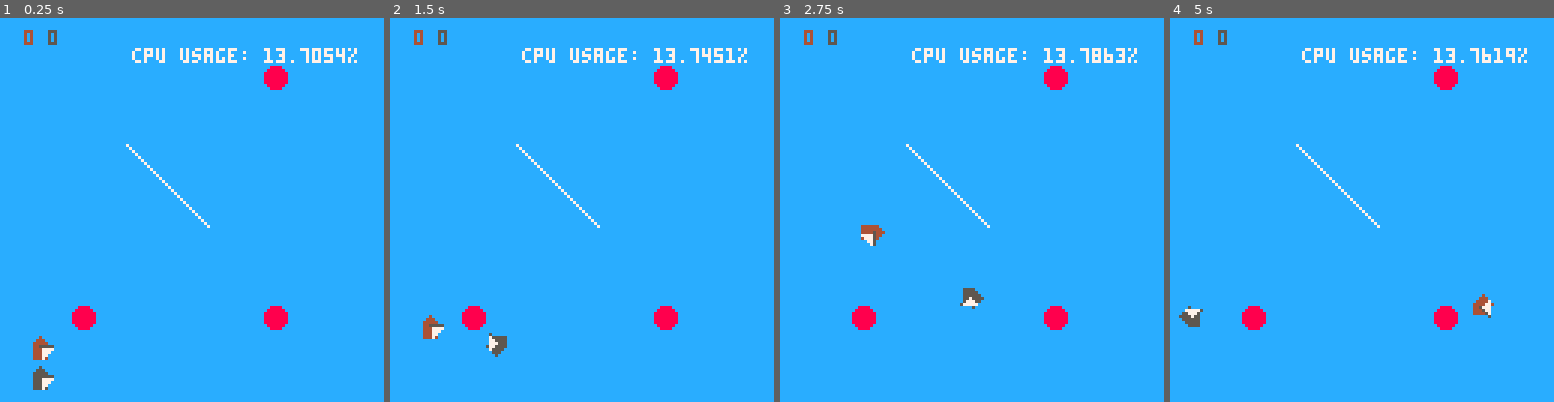
Above: before the commit, frames 1-4 (left to right).
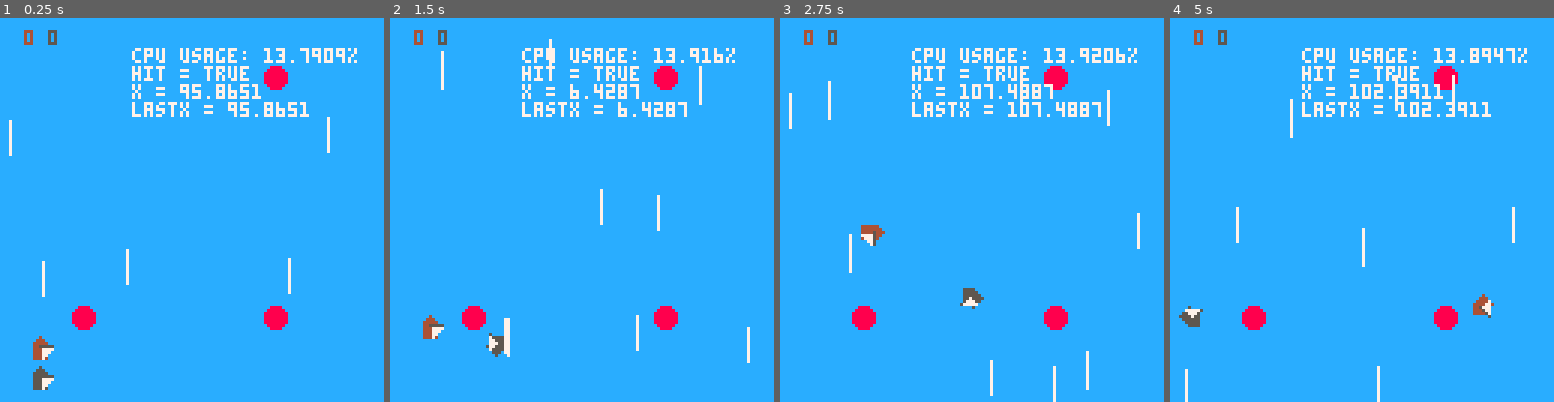
Above: after the commit, the same moments.

Repository: frojo/pico8
Game: PICO-8 cartridge carts/sail.p8
Same seed, same stepped clock (60 frames per second), same inputs: the game is played once before the commit and once after it.
Inputs:
- Up to frame 1 (0.25 s): no input
- Up to frame 2 (1.5 s): tap X (X key) at 0.33, 1.07 s; tap O (Z key) at 0.7 s
- Up to frame 3 (2.75 s): hold Right 1.6-2.1 s; tap O (Z key) at 1.7, 2.1, 2.5 s; tap X (X key) at 1.85 s; hold Right from 2.47 s (still down)
- Up to frame 4 (5 s): tap O (Z key) every 0.4 s from 2.9 to 4.9 s; tap X (X key) at 2.97, 4.08 s; release Right at 3.03 s; hold Left 3.08-3.58 s; hold Right 4.02-4.68 s

The runs differ from the first frame. In frame 1, 2.2% of the frame differs, in the area x 2-90%, y 7-73%; in frame 2, 2.5%; in frame 3, 2.6%, in the area x 2-94%, y 7-100%; in frame 4, 2.6%.

Commit message:
got some wind lines going

Diff:
--- a/carts/sail.p8
+++ b/carts/sail.p8
@@ -4,6 +4,8 @@
 
 
 function _init()
+	debug = true
+
 	-- bookkeeping vars for racing
 	race_region0_spr_flag = 1
 	race_region1_spr_flag = 2
@@ -28,7 +30,10 @@
 
 	-- wind lines
 	wind_lines = {}
-	init_wind_lines()
+	wind_line_speed = wind_force * 100
+
+	-- number of frames
+	t = 0
 
 end
 
@@ -37,6 +42,8 @@
 		update_player(player)
 	end
 	update_wind_lines()
+
+	t += 1
 end
 
 function _draw()
@@ -58,7 +65,12 @@
 
 
 
-	print("       cpu usage: "..tostr(stat(1)*100).."%")
+	if debug then
+		print("       cpu usage: "..tostr(stat(1)*100).."%")
+		print("       hit = "..tostr(hit_debug))
+		print("       x = "..tostr(x))
+		print("       lastx = "..tostr(lastx))
+	end
 
 end
 
@@ -284,25 +296,48 @@
 		in_wall(cellx_max, celly_max)
 end
 
-function init_wind_lines()
-	local line1 = {}
-	line1.x1 = 42
-	line1.y1 = 42
-	line1.x2 = 69
-	line1.y2 = 69
-	add(wind_lines, line1)
+function init_wind_line(x, y)
+	local wline = {}
+	wline.x = x
+	wline.length = wind_line_speed
+	wline.y = 0 - (y + wline.length  / 2)
+	return wline
 end
 
 function update_wind_lines()
-	--hardcode to southward wind
-
-
+	--hardcoded to southward wind
+
+	-- generate new wind lines
+	x = rnd(128)
+	lastx = x
+	if (t % 4 == 0) then
+		local num_new_lines = 1 + rnd(3)
+		for i = 0, num_new_lines do
+			-- make sure 2 wind lines aren't too close together
+			repeat
+				hit_debug = true
+				x = rnd(128)
+			until (abs(x - lastx) > 16)
+			add(wind_lines, init_wind_line(x, rnd(10)))
+			lastx = x
+		end
+	end
+
+	-- move the wind lines already on screen
+	for wind_line in all(wind_lines) do
+		-- remove offscreen wind lines
+		if (wind_line.y - wind_line.length / 2  > 128) then
+			del(wind_lines, wind_line)
+		else
+			wind_line.y += wind_line_speed
+		end
+	end
 end
 
 function draw_wind_lines()
 	for wind_line in all(wind_lines) do
-		line(wind_line.x1, wind_line.y1,
-			wind_line.x2, wind_line.y2, 7)
+		line(wind_line.x, wind_line.y,
+			wind_line.x, wind_line.y + wind_line.length, 7)
 	end
 
 end
